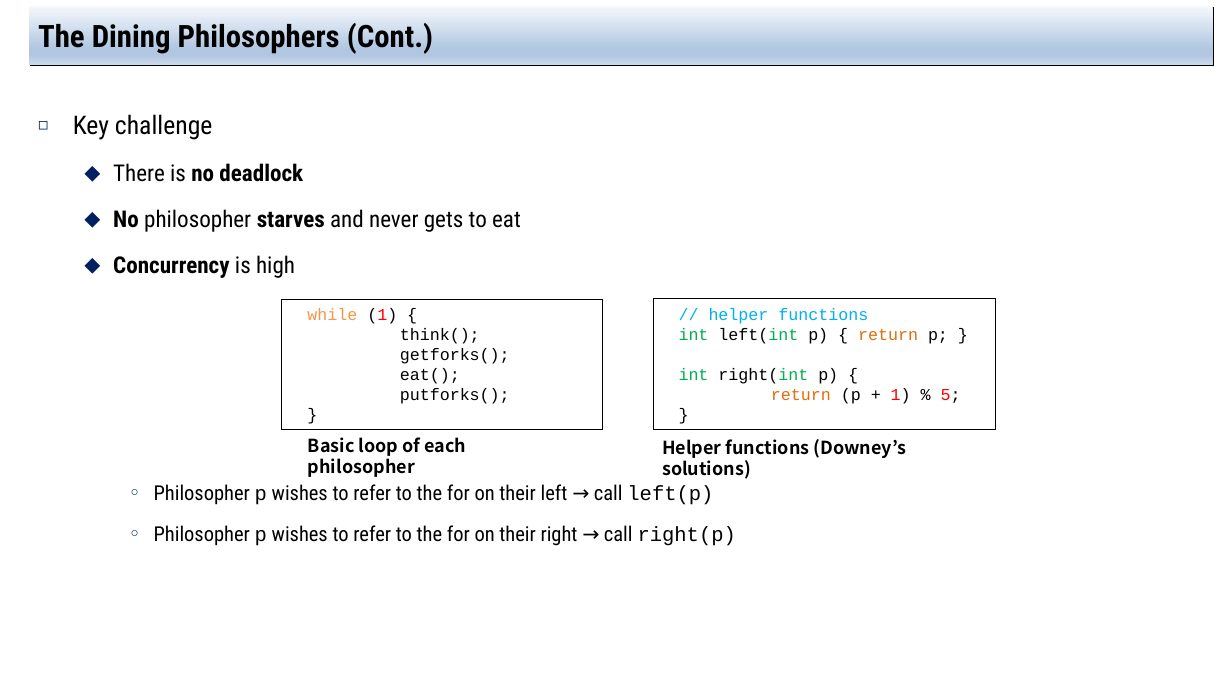
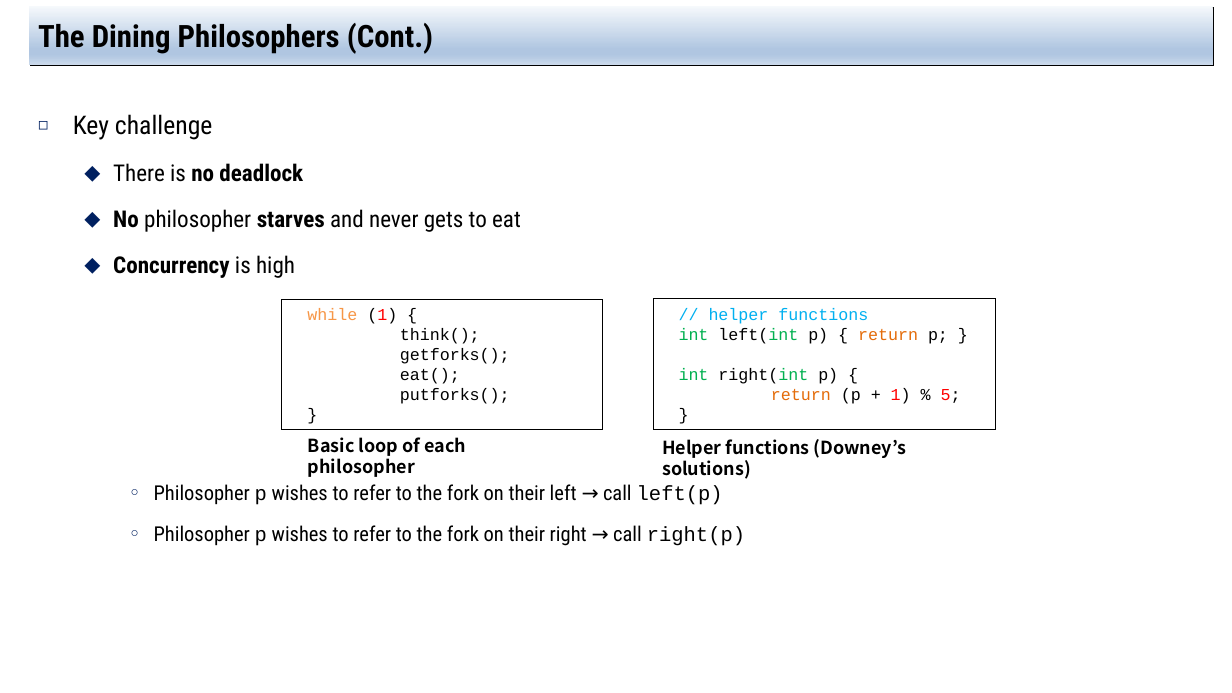
Before and after one commit to jachermocilla/extra-course-materials, a slide deck: slide 27 of cmsc125/ostep/slides/02.Concurrency/31.Semaphore.pptx. Drawn at 1232x693 pixels with LibreOffice and Linux fonts; fonts in the diff are those of the drawing. Boxes give left, top, right and bottom in pixels: in the first picture for what was removed or moved away, otherwise in the second. Text is boxed around its words. In the diff, an @@ line names an element or a change of style, - is before the commit and + after.

```diff
--- a/cmsc125/ostep/slides/02.Concurrency/31.Semaphore.pptx
+++ b/cmsc125/ostep/slides/02.Concurrency/31.Semaphore.pptx
@@ text at (x1=154, y1=484, x2=745, y2=546): text changed @@
-    ○ Philosopher p wishes to refer to the for on their left → call left(p)
-    ○ Philosopher p wishes to refer to the for on their right → call right(p)
+    ○ Philosopher p wishes to refer to the fork on their left → call left(p)
+    ○ Philosopher p wishes to refer to the fork on their right → call right(p)
```
Also in this commit, not shown: 2 other slides changed, 1 slide added, 1 other file.
